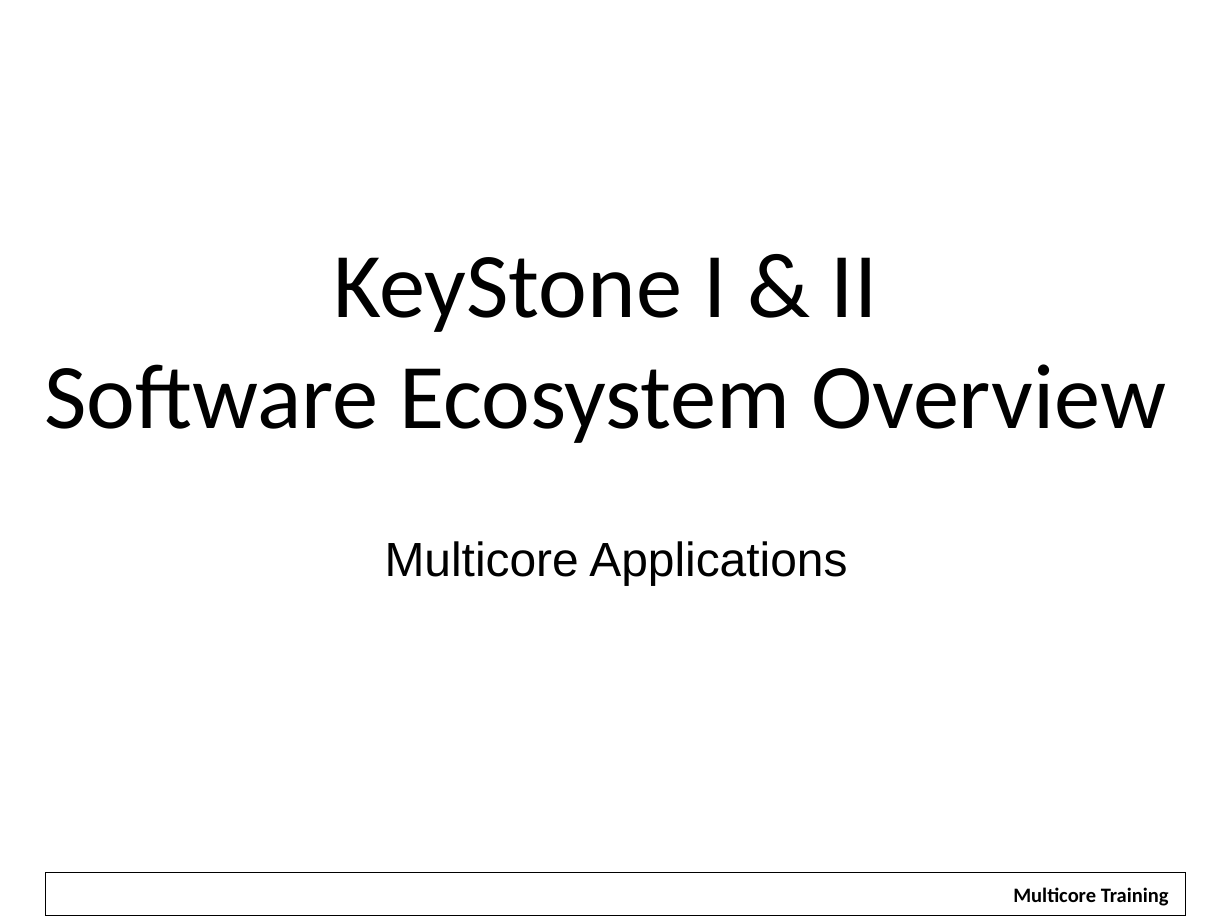
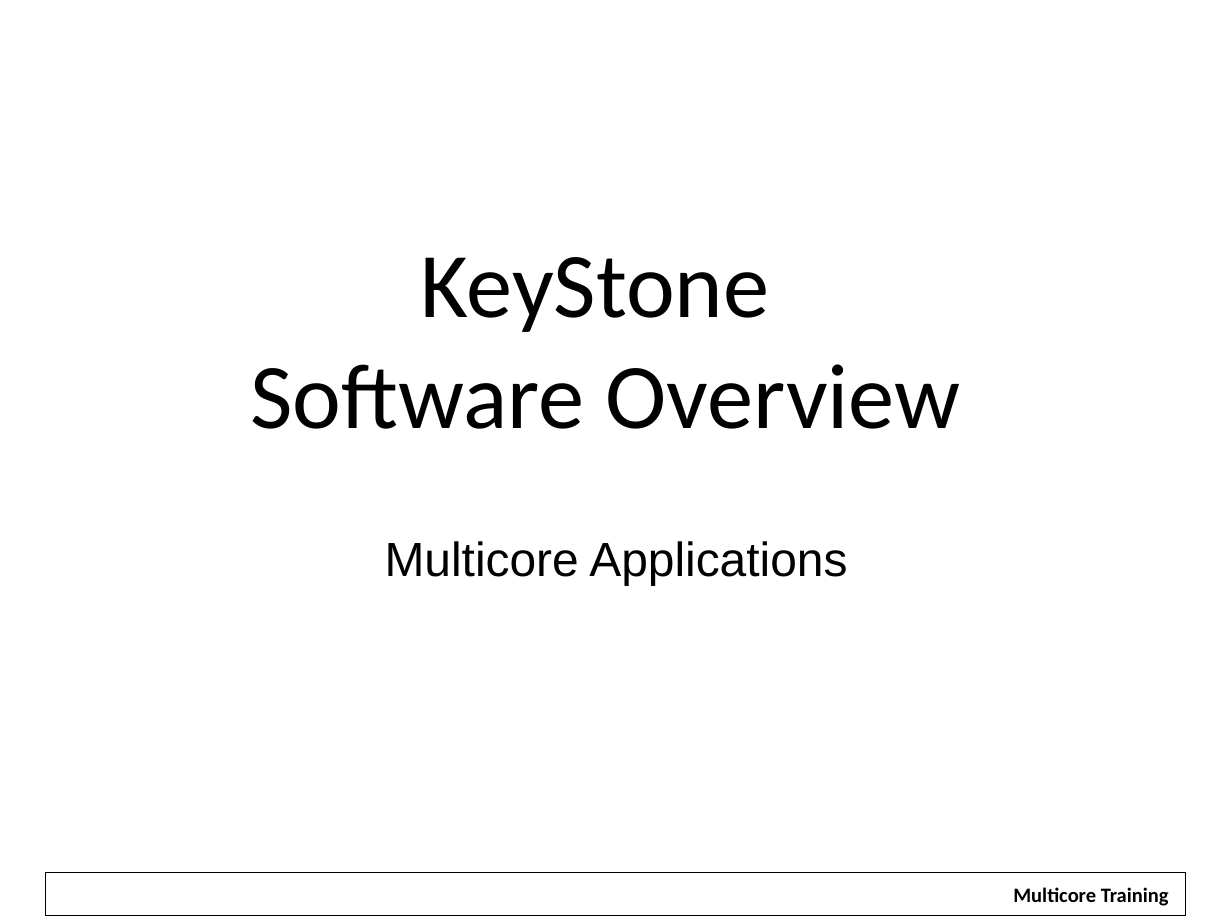
Before and after one commit to hari1989/keystone-workshop, a slide deck: slide 1 of slides/KeyStone Software.pptx. Drawn at 1232x924 pixels with LibreOffice and Linux fonts; fonts in the diff are those of the drawing; background and template pictures are left out. Boxes give left, top, right and bottom in pixels: in the first picture for what was removed or moved away, otherwise in the second. Text is boxed around its words. In the diff, an @@ line names an element or a change of style, - is before the commit and + after.

```diff
--- a/slides/KeyStone Software.pptx
+++ b/slides/KeyStone Software.pptx
@@ text at box(250, 257, 960, 585): text changed @@
-KeyStone I & II
-Software Ecosystem Overview
-Multicore Applications
+KeyStone
+Software Overview
+Multicore Applications
```
Also in this commit, not shown: 12 other slides changed, 8 slides added, 39 slides removed.
